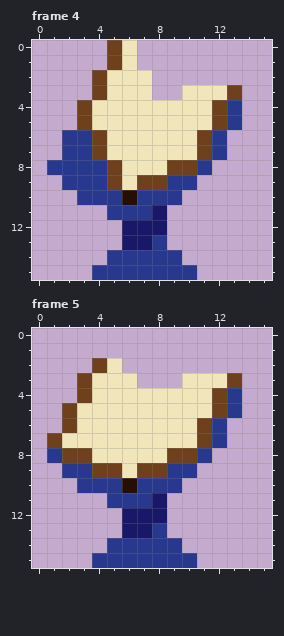
File history of a pixel-art file, src/assets/book.aseprite. Above, as it was before the edit.
16x16 pixels, 5 frames. Shown: frame 4, frame 5. The commit also changed other frames, which this record leaves out.
And afterwards:
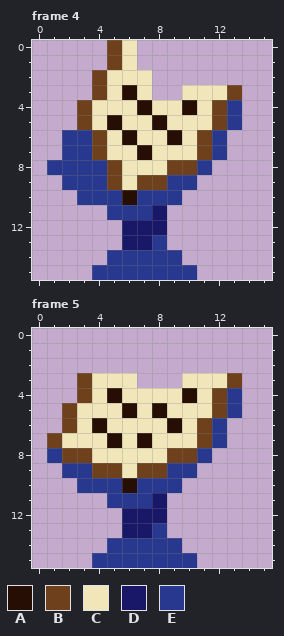
Palette (. is transparent): A #270e05  B #6e411c  C #f0e6ba  D #191767  E #28388e
Difference:
layer "Layer 4" added
Frame 4, layer "Layer 4":
The edit turns colour C into colour A in row 3 at x 6; in row 4 at x 7 and 10; in row 5 at x 5 and 8; in row 6 at x 6 and 9; in row 7 at x 7.
Frame 5, layers "Layer 4", "Layer 1":
The edit turns colour C into colour A in row 4 at x 5 and 10; in row 5 at x 6 and 8; in row 6 at x 4 and 9; in row 7 at x 5 and 7.
Colour B is removed in row 2 at x 4.
Colour C is removed in row 2 at x 5.
Where, in picture pixels (left, top, right, bottom), the same in both pictures:
changed: (107, 85, 197, 160)
changed: (92, 358, 197, 448)
